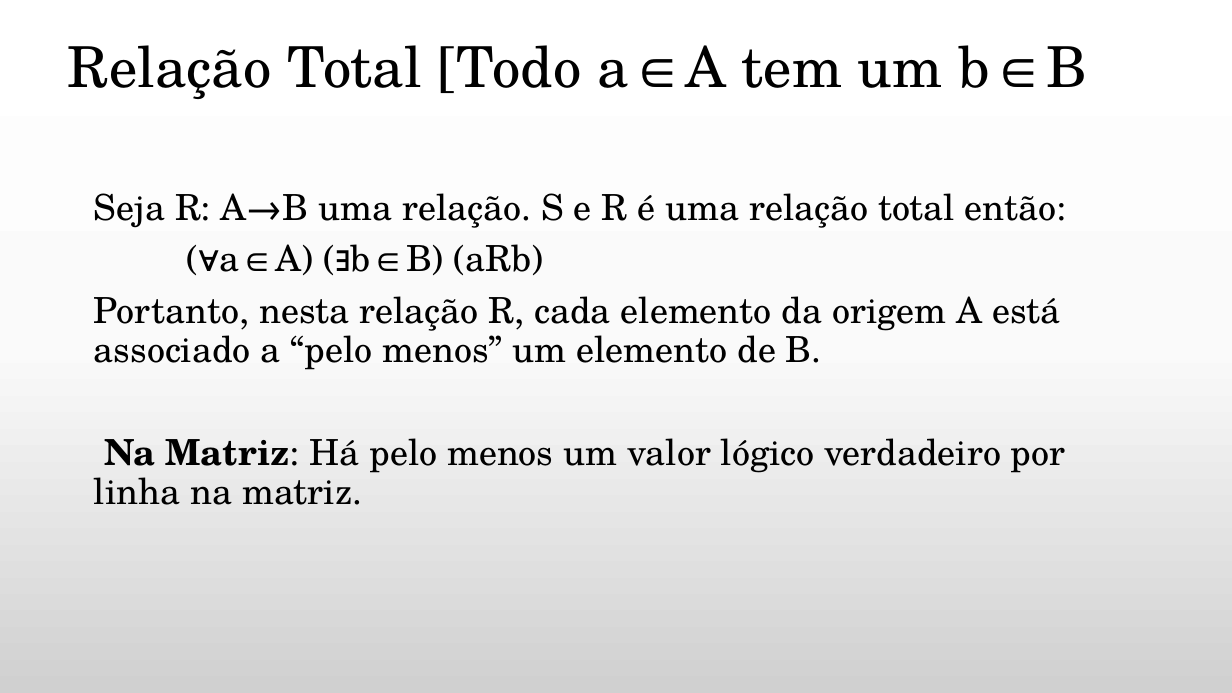
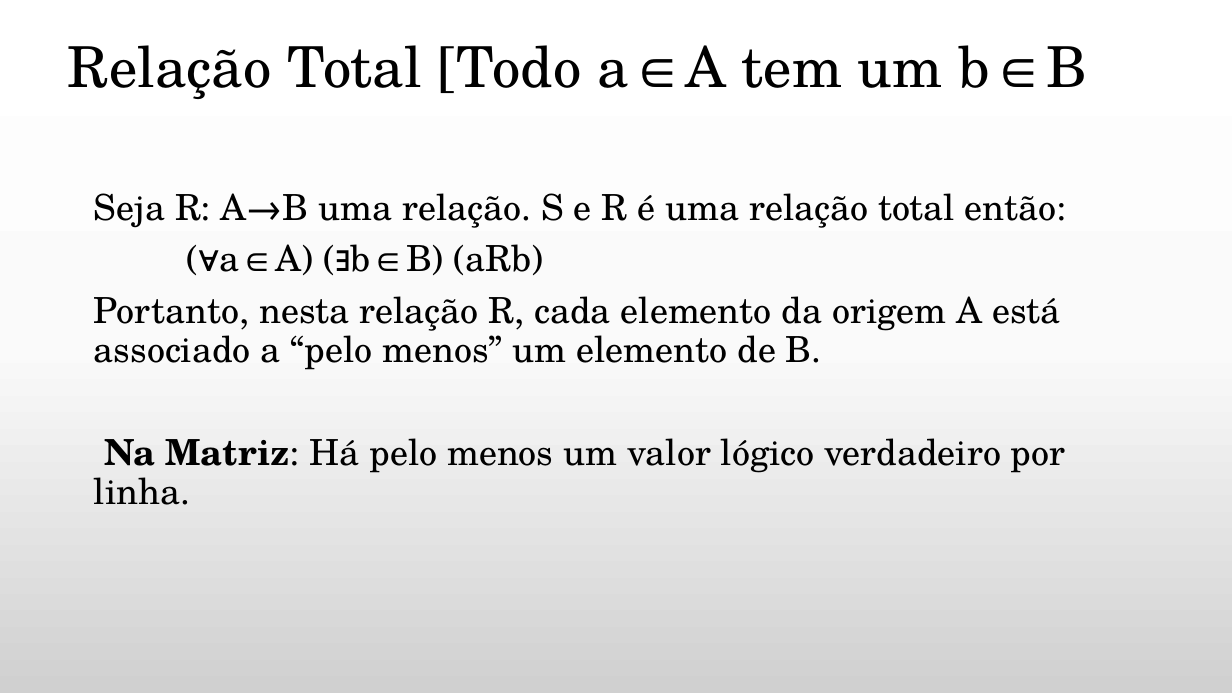
Before and after one commit to daniellygj/Fatec, a slide deck: slide 14 of 1º semestre/Revisões by danny/Revisão de Matemática Discreta.pptx. Drawn at 1232x693 pixels with LibreOffice and Linux fonts; fonts in the diff are those of the drawing; background and template pictures are left out. Boxes give left, top, right and bottom in pixels: in the first picture for what was removed or moved away, otherwise in the second. Text is boxed around its words. In the diff, an @@ line names an element or a change of style, - is before the commit and + after.

```diff
--- a/1º semestre/Revisões by danny/Revisão de Matemática Discreta.pptx
+++ b/1º semestre/Revisões by danny/Revisão de Matemática Discreta.pptx
@@ text at (x1=94, y1=438, x2=1066, y2=505): text changed @@
-Na Matriz: Há pelo menos um valor lógico verdadeiro por linha na matriz.
+Na Matriz: Há pelo menos um valor lógico verdadeiro por linha.
```
Also in this commit, not shown: 9 other slides changed, 2 other files.
